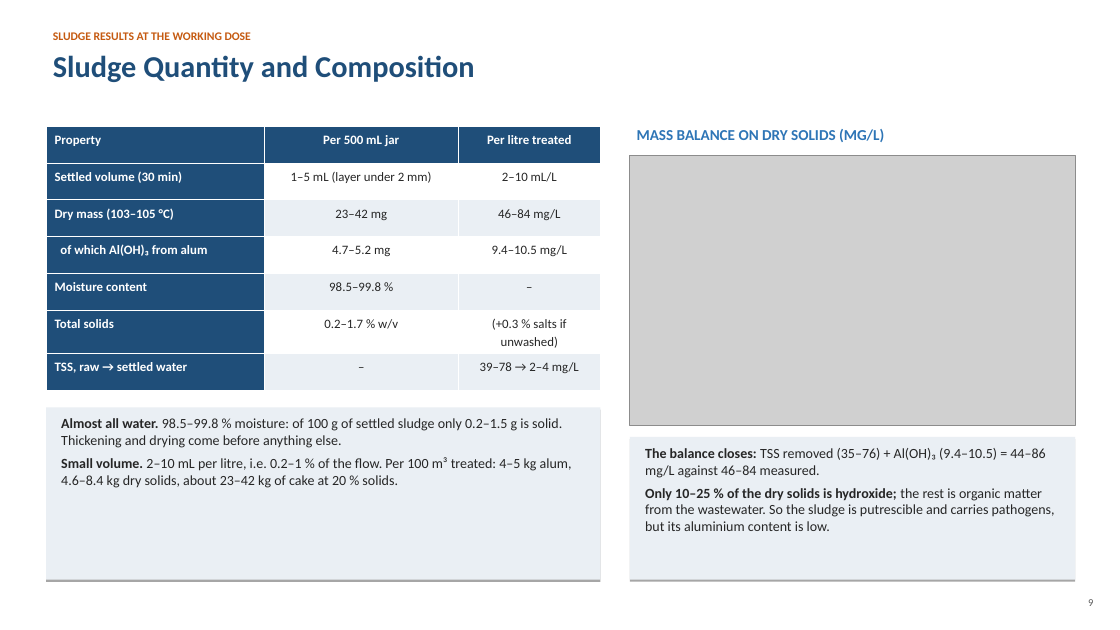
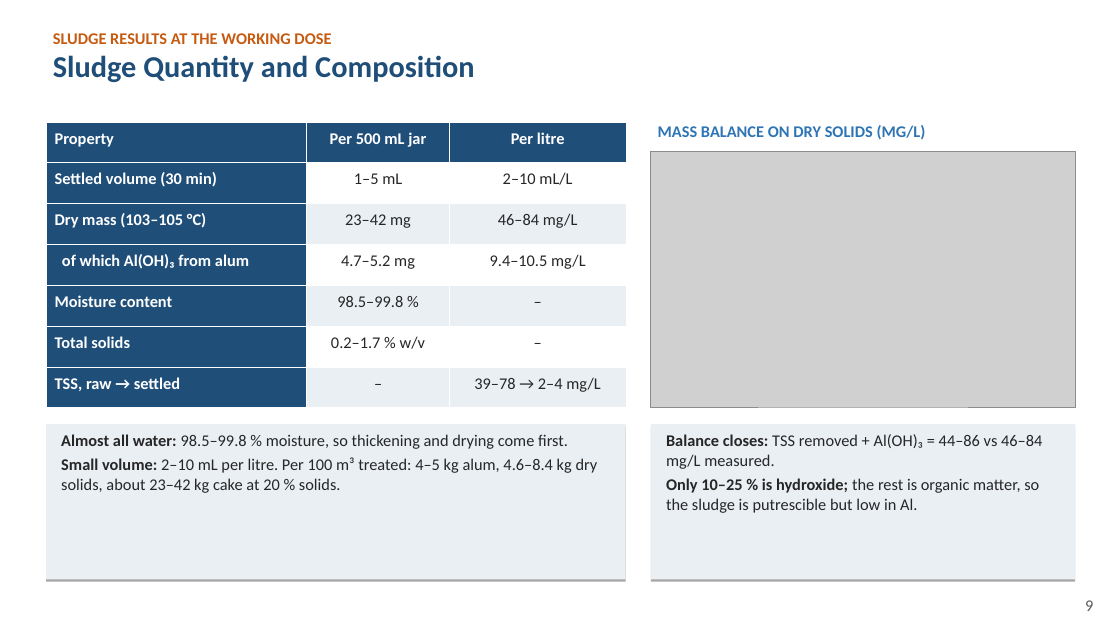
Before and after one commit to vinilverma27-hub/Clinch.ai, a slide deck: slide 9 of docs/btp-report/BTP_Final_Presentation_Kanishka_Saraf_2023CE11023.ppt. Drawn at 1120x630 pixels with LibreOffice and Linux fonts; fonts in the diff are those of the drawing; grey boxes stand for pictures. Boxes give left, top, right and bottom in pixels: in the first picture for what was removed or moved away, otherwise in the second. Text is boxed around its words. In the diff, an @@ line names an element or a change of style, - is before the commit and + after.

```diff
--- a/docs/btp-report/BTP_Final_Presentation_Kanishka_Saraf_2023CE11023.ppt
+++ b/docs/btp-report/BTP_Final_Presentation_Kanishka_Saraf_2023CE11023.ppt
@@ text "SLUDGE RESULTS AT THE WORKING ..." at <box>53,33,331,44</box>: size 10 to 14 pt @@
@@ text "MASS BALANCE ON DRY SOLIDS ...": place and size @@
-text "MASS BALANCE ON DRY SOLIDS ..." at <box>637,129,884,142</box>
+text "MASS BALANCE ON DRY SOLIDS ..." at <box>658,125,926,140</box>
@@ text "MASS BALANCE ON DRY SOLIDS ..." at <box>658,125,926,140</box>: size 13 to 14 pt @@
@@ table at <box>46,122,625,407</box> @@
-row 1, column 3: Per litre treated
+row 1, column 3: Per litre
-row 2, column 2: 1–5 mL (layer under 2 mm)
+row 2, column 2: 1–5 mL
-row 6, column 3: (+0.3 % salts if unwashed)
+row 6, column 3: –
-row 7, column 1: TSS, raw → settled water
+row 7, column 1: TSS, raw → settled
@@ size 11 to 14 pt in "Property", "Per 500 mL jar", "Settled volume (30 min)", "2–10 mL/L" and 13 more places @@
@@ table: place and size @@
-table at <box>46,126,600,386</box>
+table at <box>46,122,625,407</box>
@@ picture: place and size @@
-picture at <box>630,155,1075,426</box>
+picture at <box>651,151,1075,407</box>
@@ rectangle: place and size @@
-rectangle at <box>46,407,600,579</box>
+rectangle at <box>46,424,625,579</box>
@@ text at <box>61,434,598,493</box>: text changed; size 12 to 14 pt @@
-Almost all water. 98.5–99.8 % moisture: of 100 g of settled sludge only 0.2–1.5 g is solid. Thickening and drying come before anything else.
-Small volume. 2–10 mL per litre, i.e. 0.2–1 % of the flow. Per 100 m³ treated: 4–5 kg alum, 4.6–8.4 kg dry solids, about 23–42 kg of cake at 20 % solids.
+Almost all water: 98.5–99.8 % moisture, so thickening and drying come first.
+Small volume: 2–10 mL per litre. Per 100 m³ treated: 4–5 kg alum, 4.6–8.4 kg dry solids, about 23–42 kg cake at 20 % solids.
@@ rectangle: place and size @@
-rectangle at <box>630,437,1075,579</box>
+rectangle at <box>651,424,1075,579</box>
@@ text at <box>666,434,1042,513</box>: text changed; size 12 to 14 pt @@
-The balance closes: TSS removed (35–76) + Al(OH)₃ (9.4–10.5) = 44–86 mg/L against 46–84 measured.
-Only 10–25 % of the dry solids is hydroxide; the rest is organic matter from the wastewater. So the sludge is putrescible and carries pathogens, but its aluminium content is low.
+Balance closes: TSS removed + Al(OH)₃ = 44–86 vs 46–84 mg/L measured.
+Only 10–25 % is hydroxide; the rest is organic matter, so the sludge is putrescible but low in Al.
@@ text "9" at <box>1085,600,1093,611</box>: size 9 to 14 pt @@
```
Also in this commit, not shown: 11 other slides changed, 2 other files.
